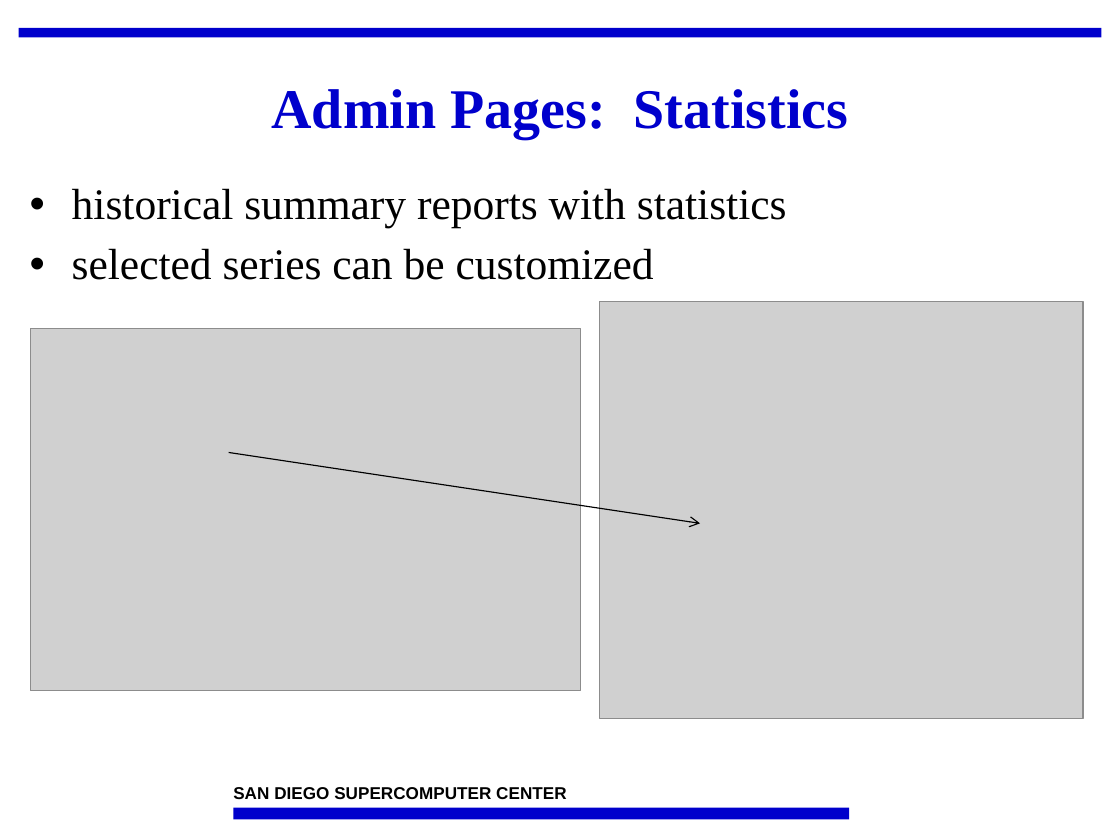
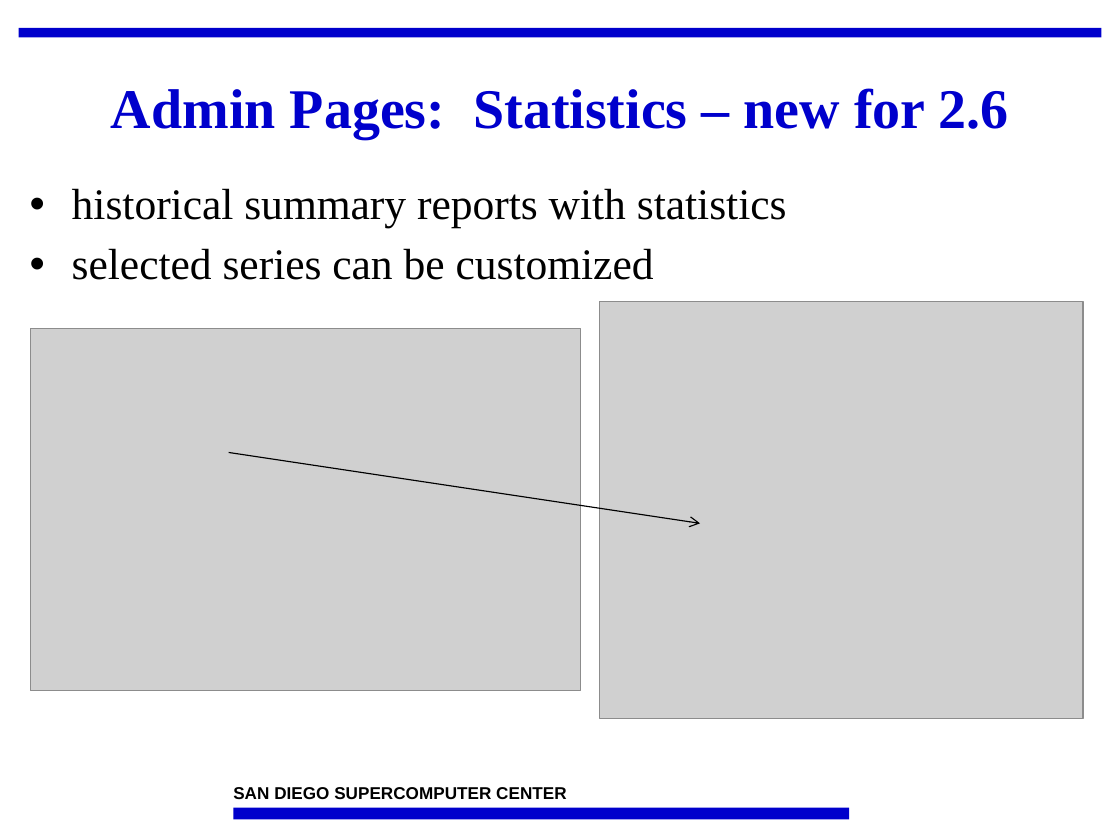
Before and after one commit to IncaProject/inca-xsede, a slide deck: slide 38 of talks/2010/2010workshop/consumer.ppt. Drawn at 1120x840 pixels with LibreOffice and Linux fonts; fonts in the diff are those of the drawing; grey boxes stand for pictures; background and template pictures are left out. Boxes give left, top, right and bottom in pixels: in the first picture for what was removed or moved away, otherwise in the second. Text is boxed around its words. In the diff, an @@ line names an element or a change of style, - is before the commit and + after.

```diff
--- a/talks/2010/2010workshop/consumer.ppt
+++ b/talks/2010/2010workshop/consumer.ppt
@@ title at (111, 88, 1009, 139): text changed @@
-Admin Pages: Statistics
+Admin Pages: Statistics – new for 2.6
```
Also in this commit, not shown: 1 other file.
